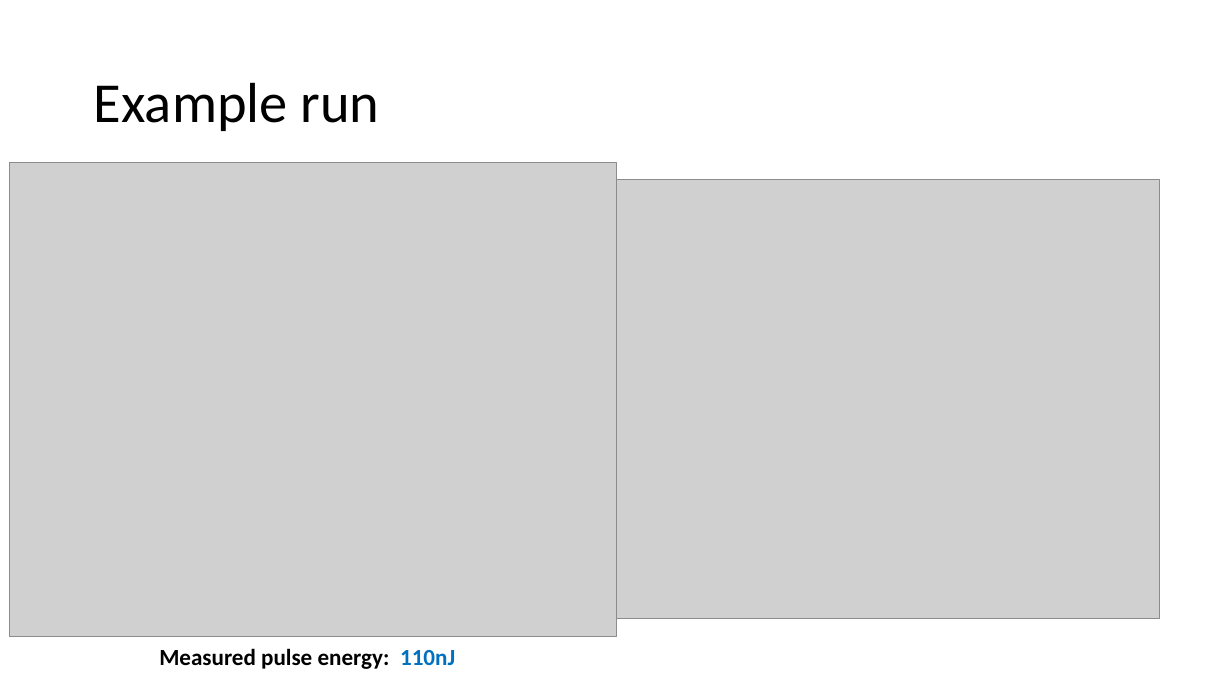
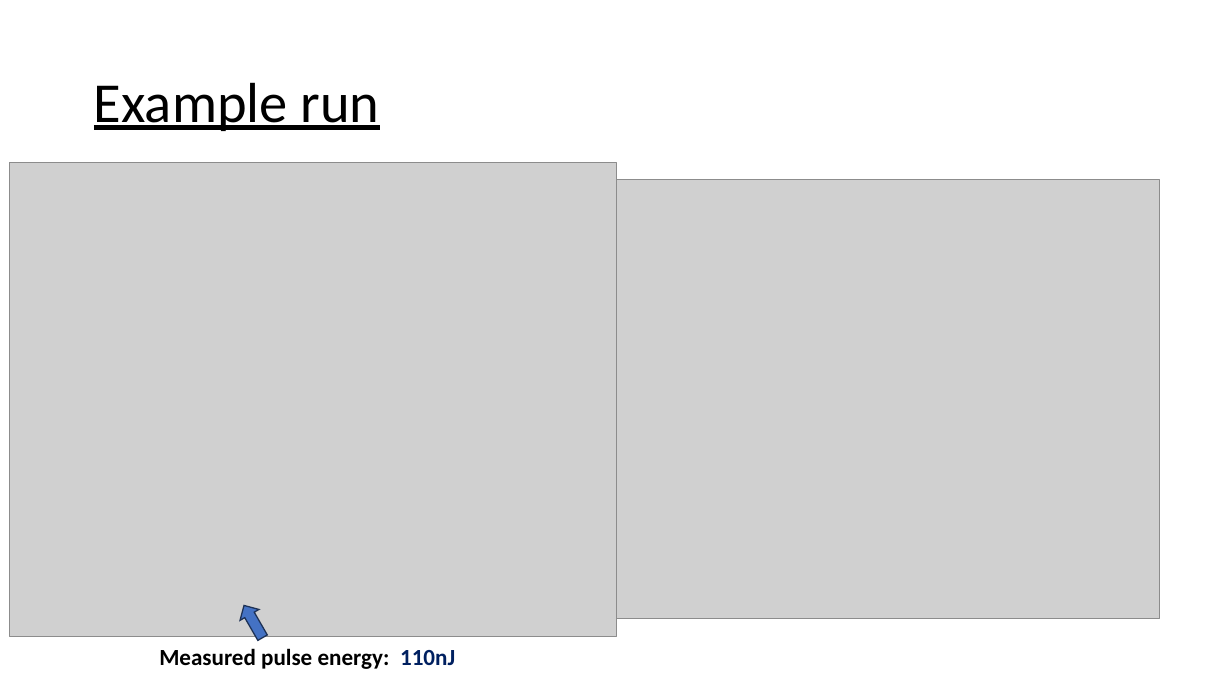
Before and after one commit to david-f-amorim/Simulating-THG-of-few-femtosecond-pulses-in-a-noble-gas-, a slide deck: slide 11 of presentations/DESY - Updates Week 1&2.pptx (slide 14 before the commit). Drawn at 1232x693 pixels with LibreOffice and Linux fonts; fonts in the diff are those of the drawing; grey boxes stand for pictures. Boxes give left, top, right and bottom in pixels: in the first picture for what was removed or moved away, otherwise in the second. Text is boxed around its words. In the diff, an @@ line names an element or a change of style, - is before the commit and + after.

```diff
--- a/presentations/DESY - Updates Week 1&2.pptx
+++ b/presentations/DESY - Updates Week 1&2.pptx
@@ title "Example run" at <box>94,82,379,131</box>: underline on @@
@@ up arrow added at <box>234,600,272,644</box>, fill #4472C4, outline #1E3256 1 pt @@
@@ text "Measured pulse energy: 110nJ" at <box>159,648,455,669</box>: text colour #0070C0 to #002060 in "110nJ" @@
```
Also in this commit, not shown: 11 other slides changed, 4 slides added, 4 slides removed, 2 other files.
